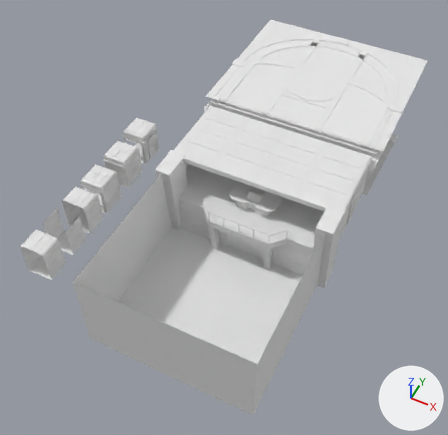
The Blender file BlenderSource/MonitorShuttlebay.blend: old version first, new version second.
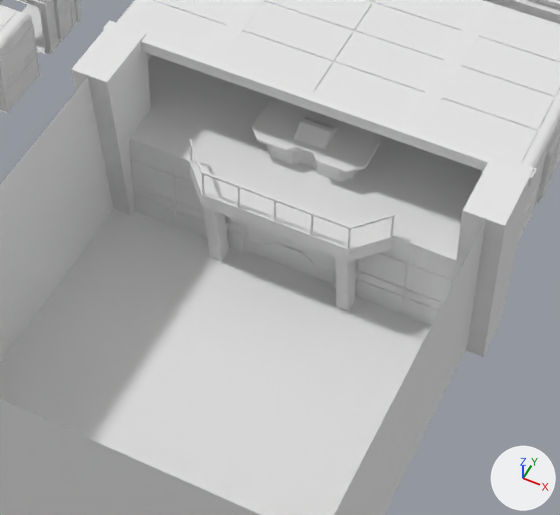
Each version appears first whole from a 50 mm camera at (47.6, -148.7, 138.4) aimed at (-6.2, -41.1, 3.8), and next in a close-up on the part from 28% to 79% of the width and 33% to 81% of the height. The axes (+X, +Y, +Z) are drawn at lower right. The lights are the same throughout.
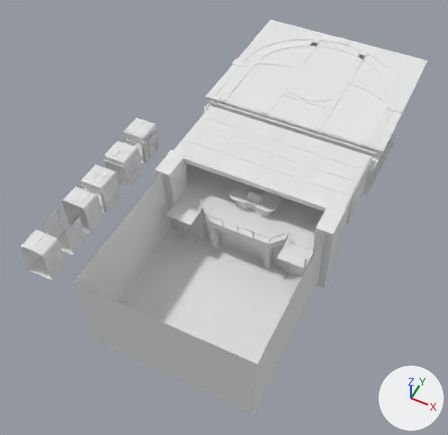
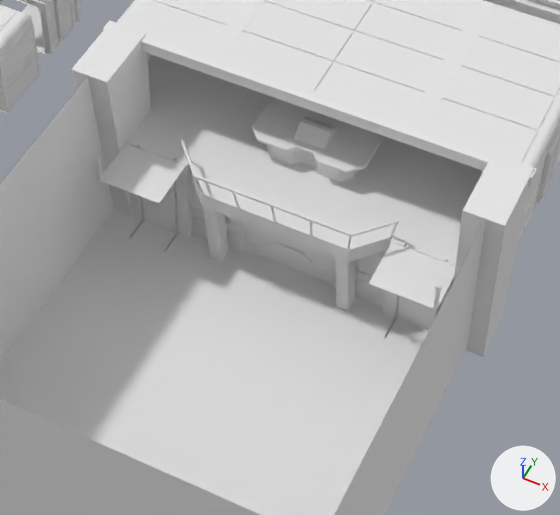
Where the change shows, as pixel boxes [x1, y1, x2, y2] in the close-ups (560 x 515 px):
part 1 of me_cube_001, added
    after: [96, 143, 186, 204]
part 2 of me_cube_001, added
    after: [369, 242, 456, 310]
part 3 of me_cube_001, built on
    before: [189, 139, 395, 249]
    after: [0, 139, 456, 515]

Patch to the scene script:
```diff
--- a/BlenderSource/MonitorShuttlebay.blend.py
+++ b/BlenderSource/MonitorShuttlebay.blend.py
@@ me_cube_001 @@
 # used by ob_cube; location = (2.5, -2.4, 0.5); scale = (6.59, 6.59, 6.59)
-me_cube_001.from_pydata(...)  # 16605 vertices, 14139 faces, 2 loose edges; spans x -4.0..4.4, y -13.4..4.7, z -0.2..3.9
+me_cube_001.from_pydata(...)  # 16901 vertices, 14346 faces, 2 loose edges; spans x -4.0..4.4, y -13.4..4.7, z -0.2..3.9
+# me_cube_001 part 1: a new loose piece of 75 vertices spanning x -3.0..-1.8, y -8.0..-6.9, z 1.7..2.5, in mat_chaffeetexture (white #e7e7e7)
+# me_cube_001 part 2: a new loose piece of 75 vertices spanning x 2.0..3.2, y -8.0..-6.9, z 1.7..2.5, in mat_chaffeetexture (white #e7e7e7)
+# me_cube_001 part 3: 52 vertices moved from x -1.8..2.0, y -7.5..-6.9, z 2.4..2.5 to x -1.9..2.1, y -7.6..-7.0, z 2.4..2.5; 146 vertices added at x -3.6..3.9, y -7.5..-6.9, z -0.1..1.9
 me_cube_001.materials.append(mat_chaffeetexture)
```
